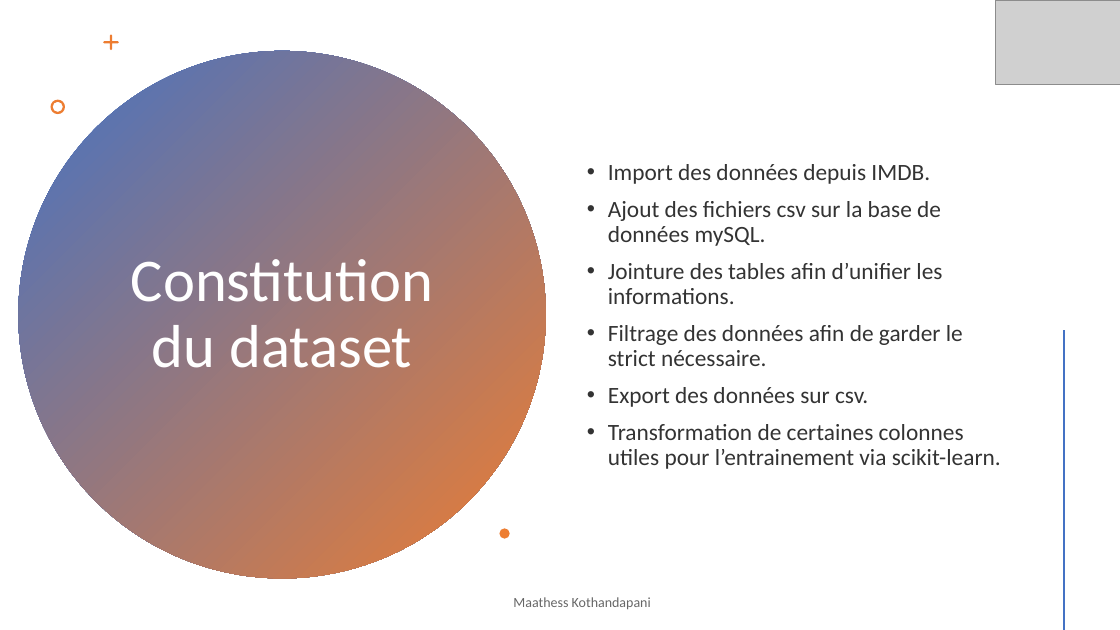
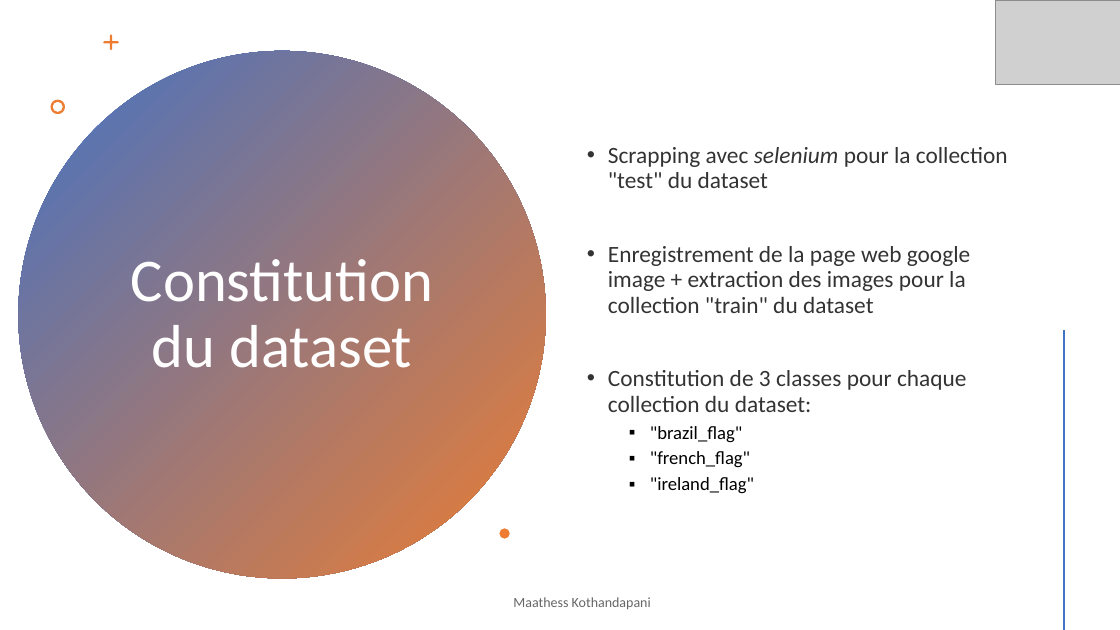
Before and after one commit to Maathess/Projet_annuel_flag, a slide deck: slide 6 of Présentation rattrapage PA.pptx. Drawn at 1120x630 pixels with LibreOffice and Linux fonts; fonts in the diff are those of the drawing; grey boxes stand for pictures. Boxes give left, top, right and bottom in pixels: in the first picture for what was removed or moved away, otherwise in the second. Text is boxed around its words. In the diff, an @@ line names an element or a change of style, - is before the commit and + after.

```diff
--- a/Présentation rattrapage PA.pptx
+++ b/Présentation rattrapage PA.pptx
@@ text at (x1=608, y1=147, x2=1008, y2=493): text changed @@
-• Import des données depuis IMDB.
-• Ajout des fichiers csv sur la base de données mySQL.
-• Jointure des tables afin d’unifier les informations.
-• Filtrage des données afin de garder le strict nécessaire.
-• Export des données sur csv.
-• Transformation de certaines colonnes utiles pour l’entrainement via scikit-learn.
+• Scrapping avec selenium pour la collection "test" du dataset
+• Enregistrement de la page web google image + extraction des images pour la collection "train" du dataset
+• Constitution de 3 classes pour chaque collection du dataset:
+  ▪ "brazil_flag"
+  ▪ "french_flag"
+  ▪ "ireland_flag"
```
Also in this commit, not shown: 6 other slides changed, 6 slides added, 1 slide removed, 29 other files.
